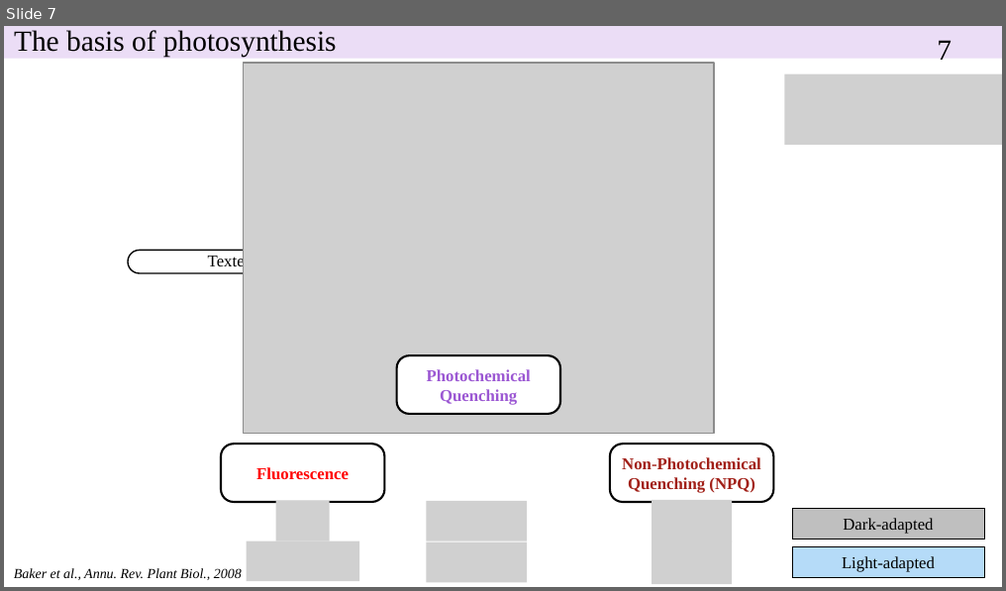
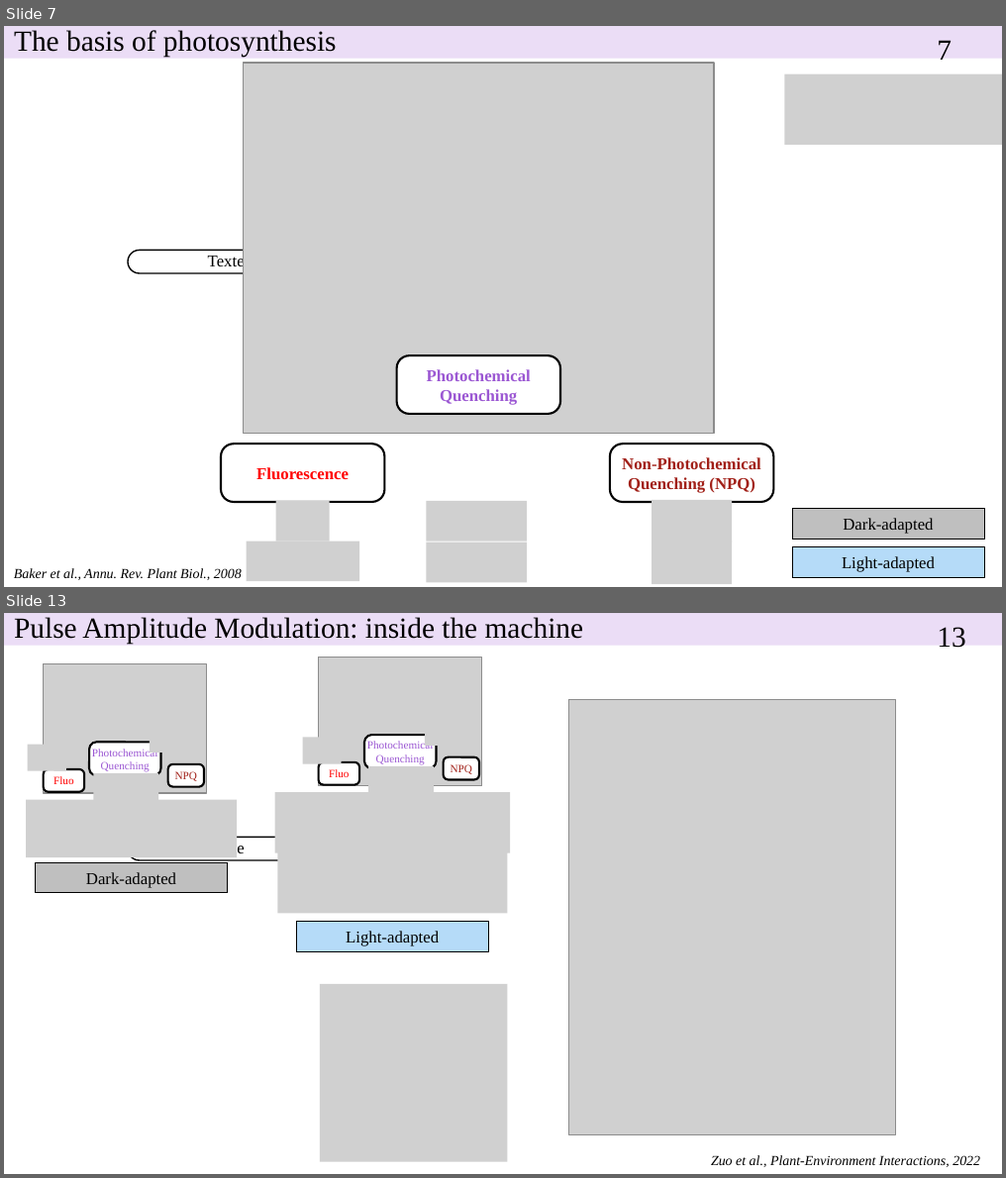
Before and after one commit to MicroscaleOceanBiophysics/MOBWorkshops, a slide deck: 2026MOB/PAM/260528_Workshop_PAM_presentation.pptx. Shown one above the other, each under a label of ours: slide 7 before the commit, slides 7 and 13 after it; the slides between them are not shown. The pictures are 1006x591 and 1006x1178 pixels, drawn with LibreOffice and Linux fonts; fonts in the diff are those of the drawing; grey boxes stand for pictures. Boxes give left, top, right and bottom in pixels: in the first picture for what was removed or moved away, otherwise in the second. Text is boxed around its words. In the diff, an @@ line names an element or a change of style, - is before the commit and + after.

```diff
--- a/2026MOB/PAM/260528_Workshop_PAM_presentation.pptx
+++ b/2026MOB/PAM/260528_Workshop_PAM_presentation.pptx
@@ slide 13 added at (4, 613, 1002, 1174), background #FFFFFF; not listed: 1 template element that a slide beside it also shows @@
@@ title added at (14, 617, 583, 645), 21 pt, text #000000 @@
+Pulse Amplitude Modulation: inside the machine
@@ page number added at (937, 627, 965, 648), 21 pt, text #000000 @@
+13
@@ picture added at (569, 700, 895, 1136) @@
@@ group added at (28, 663, 207, 801): 4 pictures, 3 rounded rectangles @@
+NPQ
+Fluo
+Photochemical Quenching
@@ group added at (302, 657, 482, 793): 4 pictures, 3 rounded rectangles @@
+NPQ
+Fluo
+Photochemical Quenching
@@ picture added at (26, 799, 238, 858) @@
@@ picture added at (274, 792, 510, 854) @@
@@ rectangle added at (35, 862, 228, 892), fill #BFBFBF, outline #000000 0.75 pt, 12 pt, text #000000 @@
+Dark-adapted
@@ picture added at (277, 851, 507, 913) @@
@@ rectangle added at (296, 921, 489, 952), fill #B5DBF8, outline #000000 0.75 pt, 12 pt, text #000000 @@
+Light-adapted
@@ picture added at (320, 984, 507, 1162) @@
@@ text added at (711, 1156, 980, 1167), 10 pt, text #000000, italic @@
+Zuo et al., Plant-Environment Interactions, 2022
```
Also in this commit, not shown: 5 slides changed, 1 other slide added, 5 other files.
